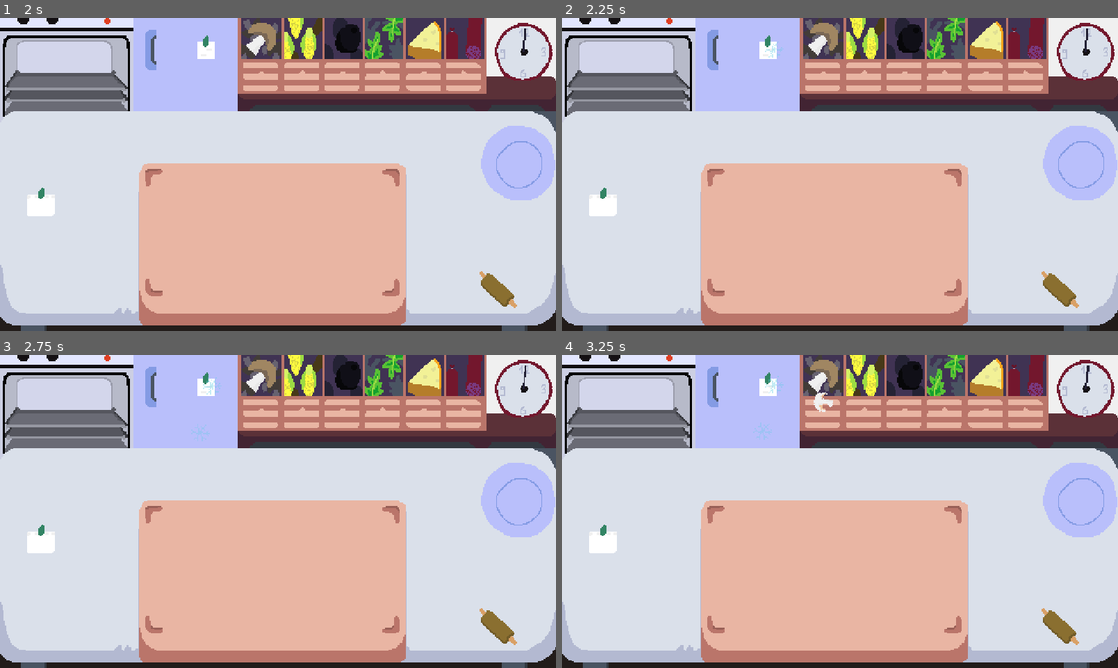
Above: before the commit, frames 1-4 (two rows, left to right).
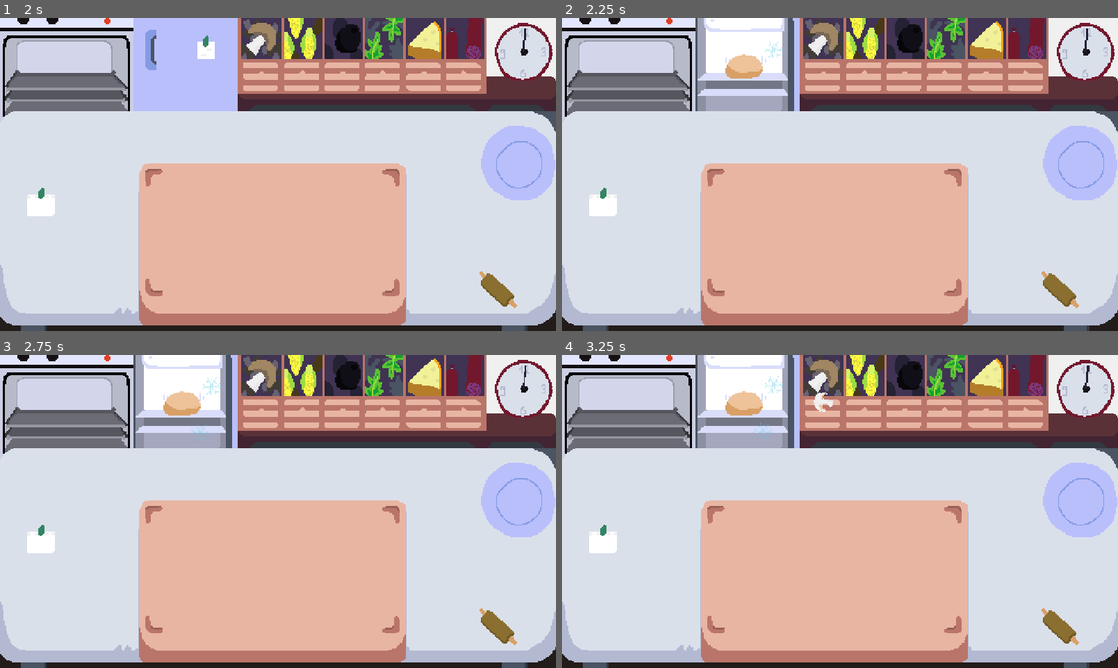
Above: after the commit, the same moments.

Repository: martindzejky/pizza-game
Game: Godot game, scene res://scenes/start.tscn
Two runs of this game, one before a commit and one after it. Both use one fixed random seed, a clock stepped at 60 frames per second and the inputs below.
Inputs (mouse positions are in pixels of both pictures, inside the frame that each line leads up to):
- Up to frame 1 (2 s): click "Start" at 0.5 s; move the mouse to (66, 64) at 1.27 s; click (66, 64) at 1.42 s
- Up to frame 2 (2.25 s): tap Enter at 2 s; move the mouse to (745, 64) at 2.02 s; click (745, 64) at 2.17 s
- Up to frame 3 (2.75 s): no input
- Up to frame 4 (3.25 s): tap Space at 2.75 s; move the mouse to (823, 401) at 2.77 s; click (823, 401) at 2.92 s

Frame 1 is identical in both runs. In frame 2, 5.1% of the frame differs, in the area x 24-42%, y 0-30%; in frame 3, 5.1%; in frame 4, 5.1%.
Error before the commit: Parse Error: Too many arguments for "is_inside_tree()" call. Expected at most 0 but received 1. (res://autoload/effects.gd:29)

Commit message:
fix argument

Diff:
--- a/autoload/effects.gd
+++ b/autoload/effects.gd
@@ -26,7 +26,7 @@
 
 
 func sound(name: String) -> void:
-    if not Sounds or not Sounds.is_inside_tree(name): return
+    if not Sounds or not Sounds.is_inside_tree(): return
 
     if Sounds.has_node(name):
         Sounds.get_node(name).play()
